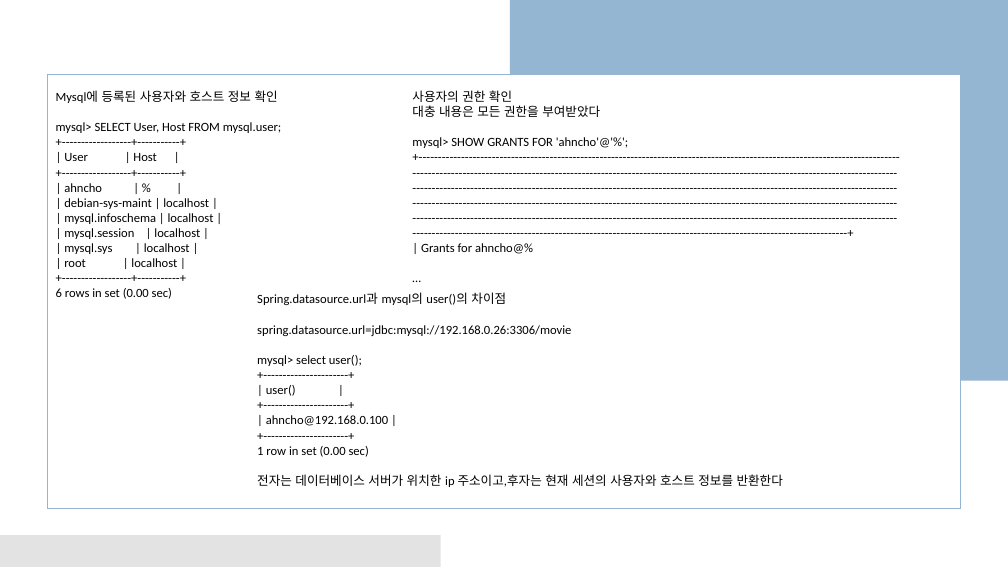
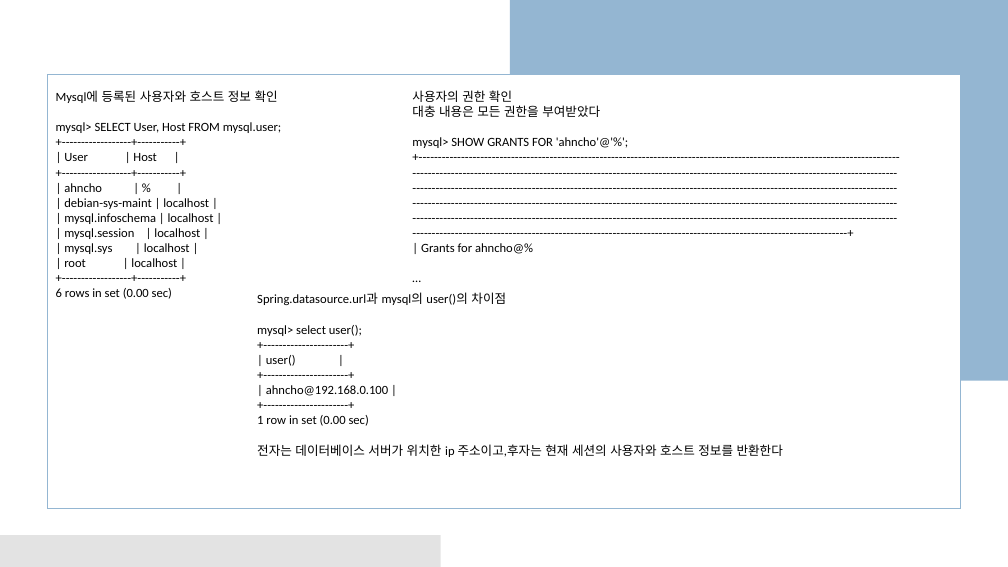
Before and after one commit to business-sixtick/recommend_movie, a slide deck: slide 17 of doc/세종교육_AI프로젝트.pptx. Drawn at 1008x567 pixels with LibreOffice and Linux fonts; fonts in the diff are those of the drawing. Boxes give left, top, right and bottom in pixels: in the first picture for what was removed or moved away, otherwise in the second. Text is boxed around its words. In the diff, an @@ line names an element or a change of style, - is before the commit and + after.

```diff
--- a/doc/세종교육_AI프로젝트.pptx
+++ b/doc/세종교육_AI프로젝트.pptx
@@ text at [257,325,571,336]: paragraph removed @@
-spring.datasource.url=jdbc:mysql://192.168.0.26:3306/movie
```
Also in this commit, not shown: 2 other slides changed.
